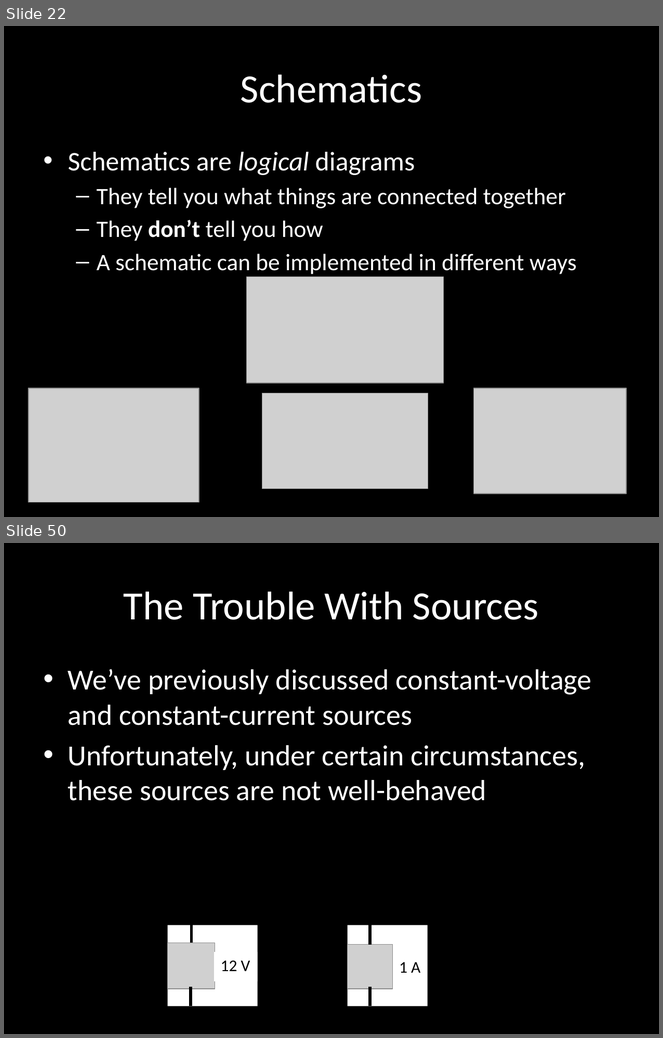
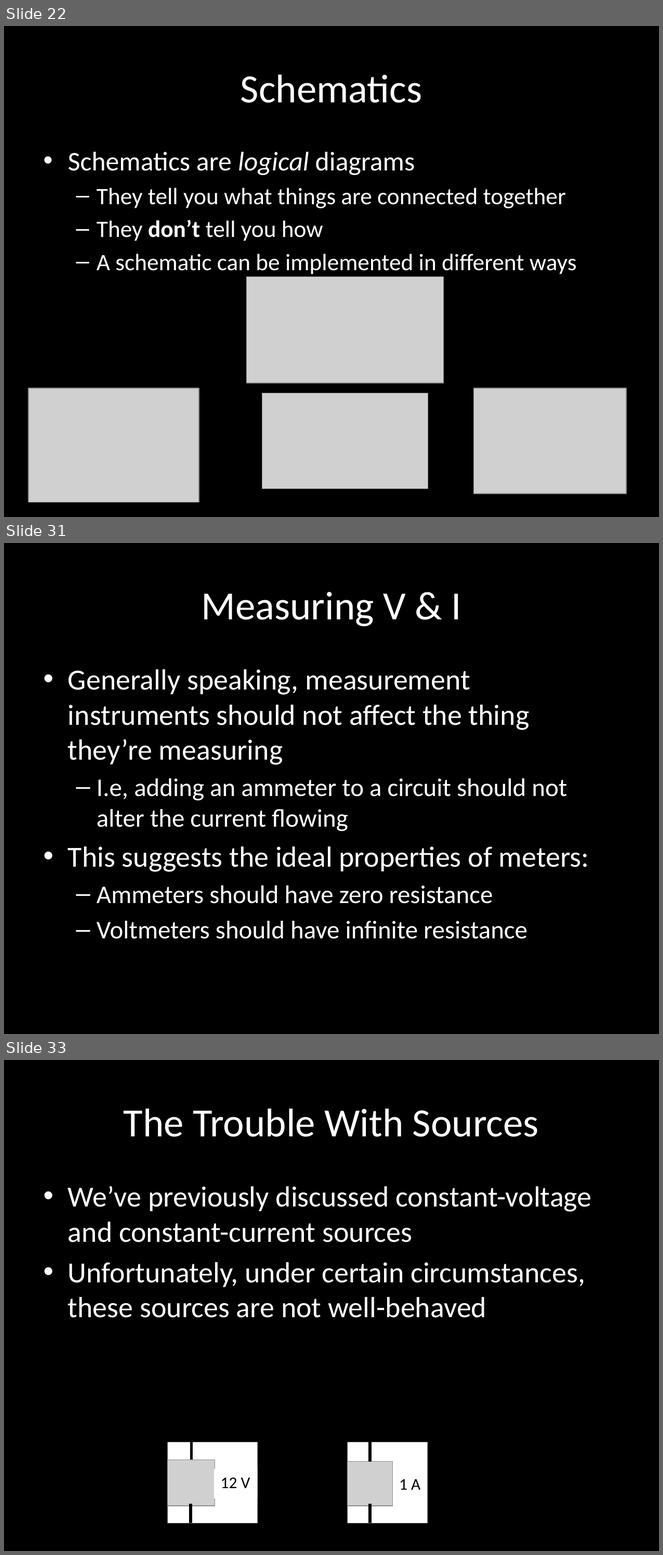
Before and after one commit to carlosgj/FRC-Training, a slide deck: Electronics 101.pptx. Shown one above the other, each under a label of ours: slides 22 and 50 before the commit, slides 22, 31 and 33 after it; the slides between them are not shown. The pictures are 663x1038 and 663x1555 pixels, drawn with LibreOffice and Linux fonts; fonts in the diff are those of the drawing; grey boxes stand for pictures; background and template pictures are left out. Boxes give left, top, right and bottom in pixels: in the first picture for what was removed or moved away, otherwise in the second. Text is boxed around its words. In the diff, an @@ line names an element or a change of style, - is before the commit and + after.

```diff
--- a/Electronics 101.pptx
+++ b/Electronics 101.pptx
@@ slide 31 added at box(4, 543, 659, 1034), background #000000 @@
@@ title added at box(201, 592, 461, 627), 44 pt, text #FFFFFF @@
+Measuring V & I
@@ text added at box(68, 669, 590, 939), 28 pt, text #FFFFFF @@
+• Generally speaking, measurement instruments should not affect the thing they’re measuring
+  – I.e, adding an ammeter to a circuit should not alter the current flowing
+• This suggests the ideal properties of meters:
+  – Ammeters should have zero resistance
+  – Voltmeters should have infinite resistance
@@ what was slide 50 is now slide 33 @@
```
Also in this commit, not shown: 2 slides changed, 9 other slides added.
